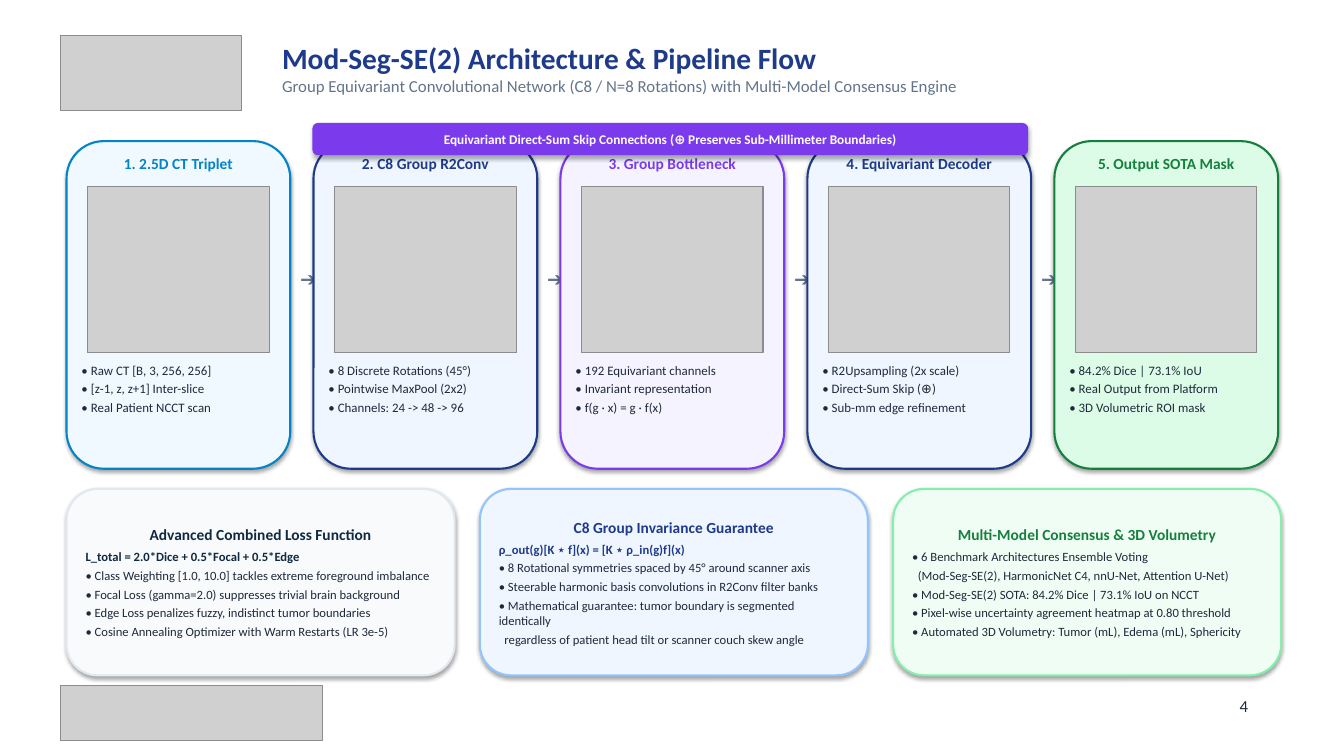
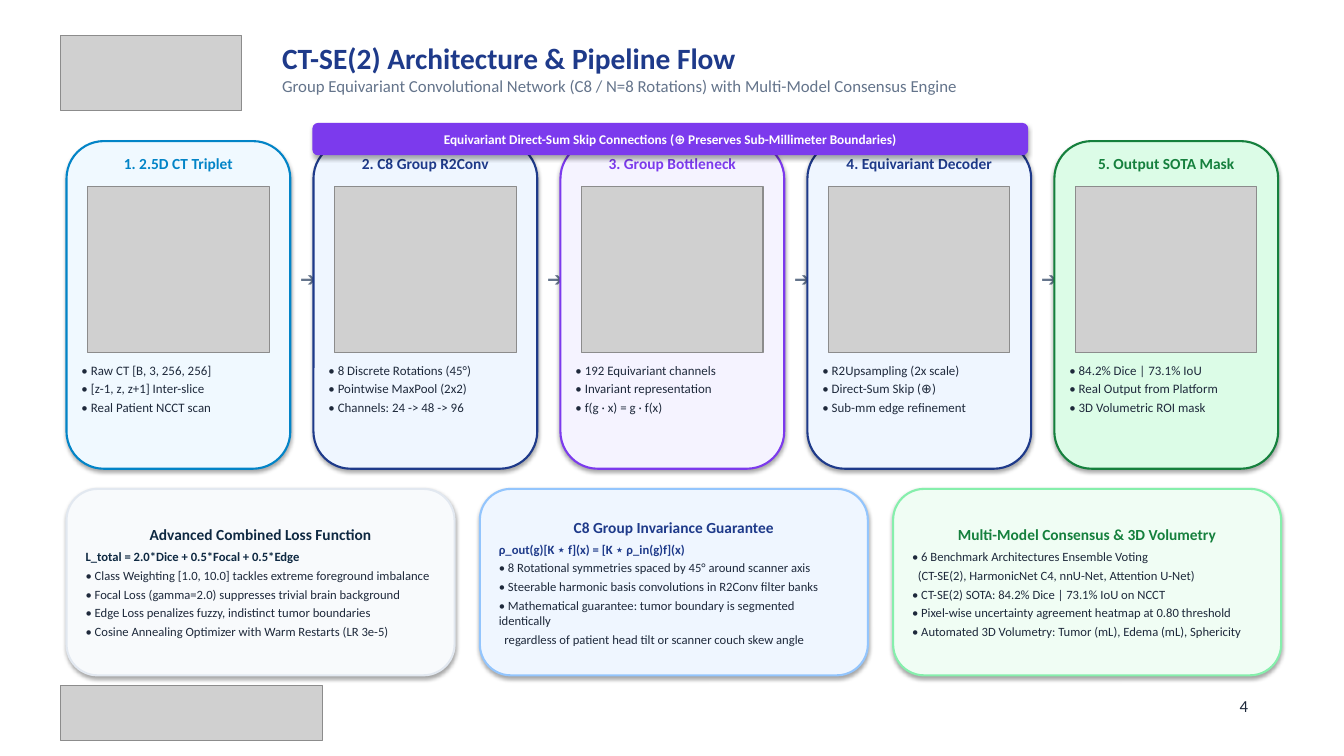
Before and after one commit to MuhammadAliffandy/brain-ctc-seg, a slide deck: slide 4 of Brain_CT_Seg_Client_Presentation.pptx. Drawn at 1344x756 pixels with LibreOffice and Linux fonts; fonts in the diff are those of the drawing; grey boxes stand for pictures. Boxes give left, top, right and bottom in pixels: in the first picture for what was removed or moved away, otherwise in the second. Text is boxed around its words. In the diff, an @@ line names an element or a change of style, - is before the commit and + after.

```diff
--- a/Brain_CT_Seg_Client_Presentation.pptx
+++ b/Brain_CT_Seg_Client_Presentation.pptx
@@ text at box(282, 47, 735, 74): text changed @@
-Mod-Seg-SE(2) Architecture & Pipeline Flow
+CT-SE(2) Architecture & Pipeline Flow
@@ text in rounded rectangle at box(918, 571, 1194, 601): text changed @@
-(Mod-Seg-SE(2), HarmonicNet C4, nnU-Net, Attention U-Net)
-• Mod-Seg-SE(2) SOTA: 84.2% Dice | 73.1% IoU on NCCT
+(CT-SE(2), HarmonicNet C4, nnU-Net, Attention U-Net)
+• CT-SE(2) SOTA: 84.2% Dice | 73.1% IoU on NCCT
```
Also in this commit, not shown: 3 other slides changed, 11 other files.
